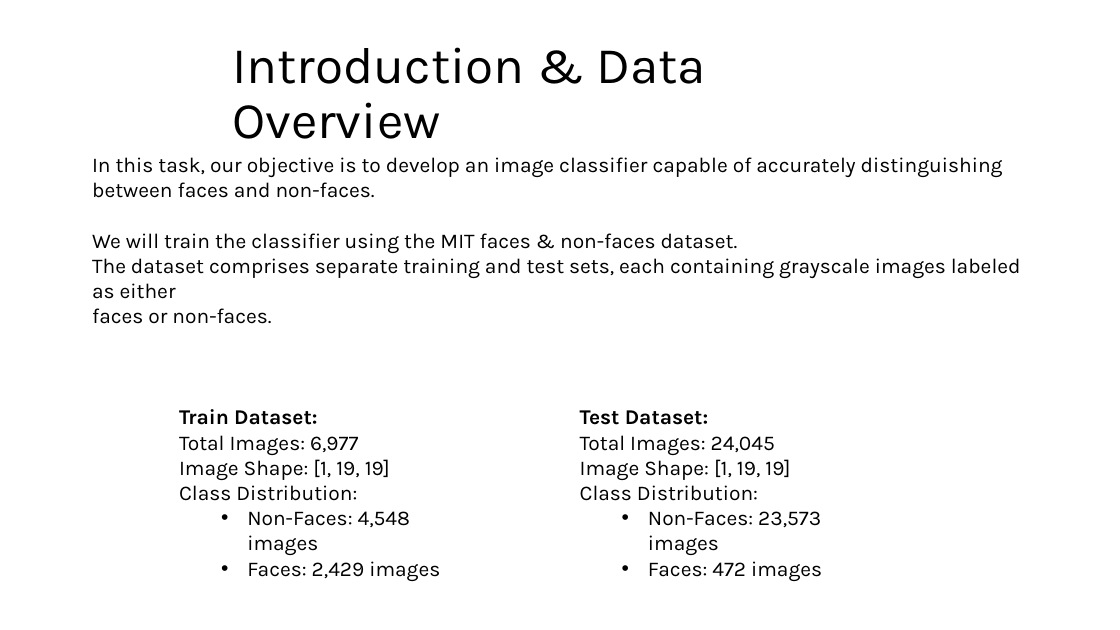
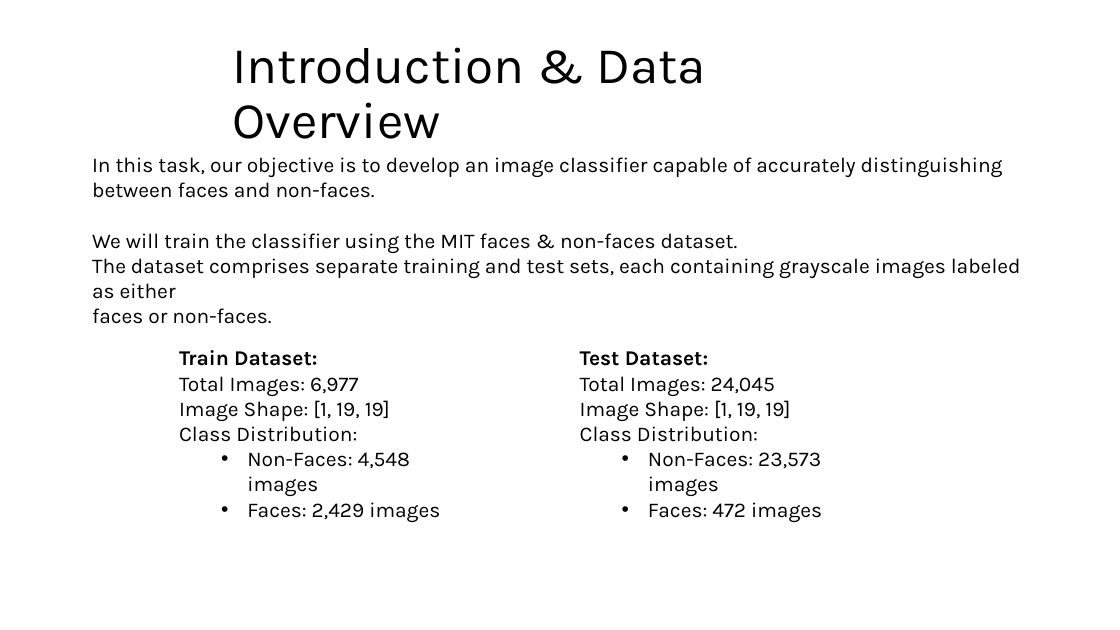
Before and after one commit to noatal345/Image_Classification_Task, a slide deck: slide 2 of results.pptx. Drawn at 1120x630 pixels with LibreOffice and Linux fonts; fonts in the diff are those of the drawing; background and template pictures are left out. Boxes give left, top, right and bottom in pixels: in the first picture for what was removed or moved away, otherwise in the second. Text is boxed around its words. In the diff, an @@ line names an element or a change of style, - is before the commit and + after.

```diff
--- a/results.pptx
+++ b/results.pptx
@@ text "Train Dataset:": place and size @@
-text "Train Dataset:" at (179,409,440,581)
+text "Train Dataset:" at (179,350,440,522)
@@ text "Test Dataset:": place and size @@
-text "Test Dataset:" at (580,410,822,581)
+text "Test Dataset:" at (580,351,822,522)
```
Also in this commit, not shown: 1 other slide changed.
